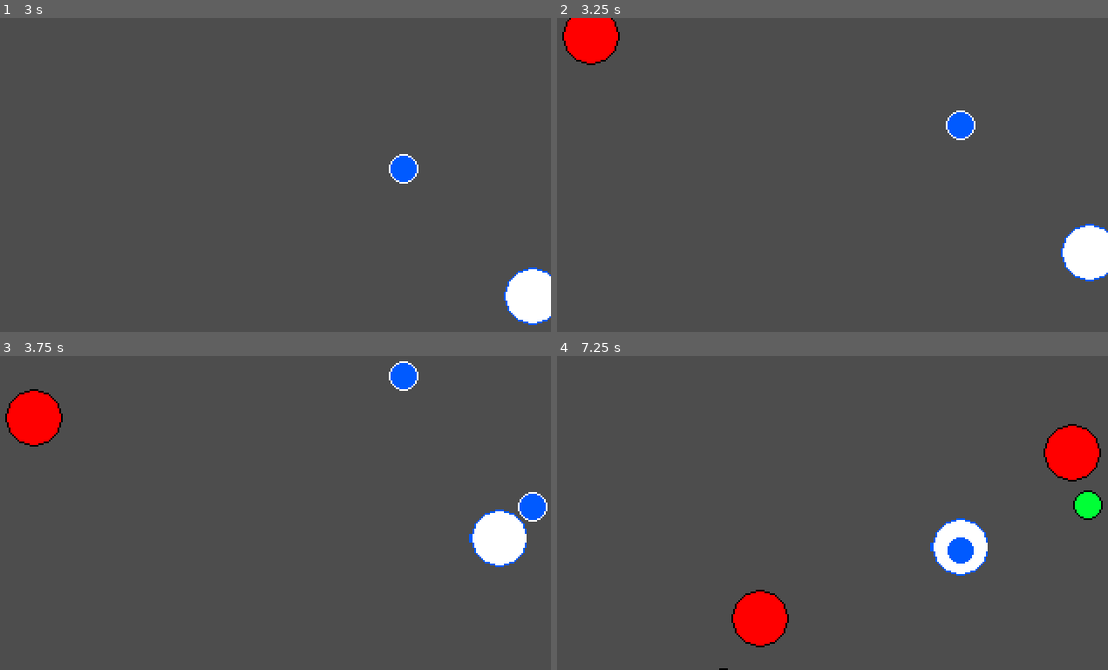
Above: before the commit, frames 1-4 (two rows, left to right).
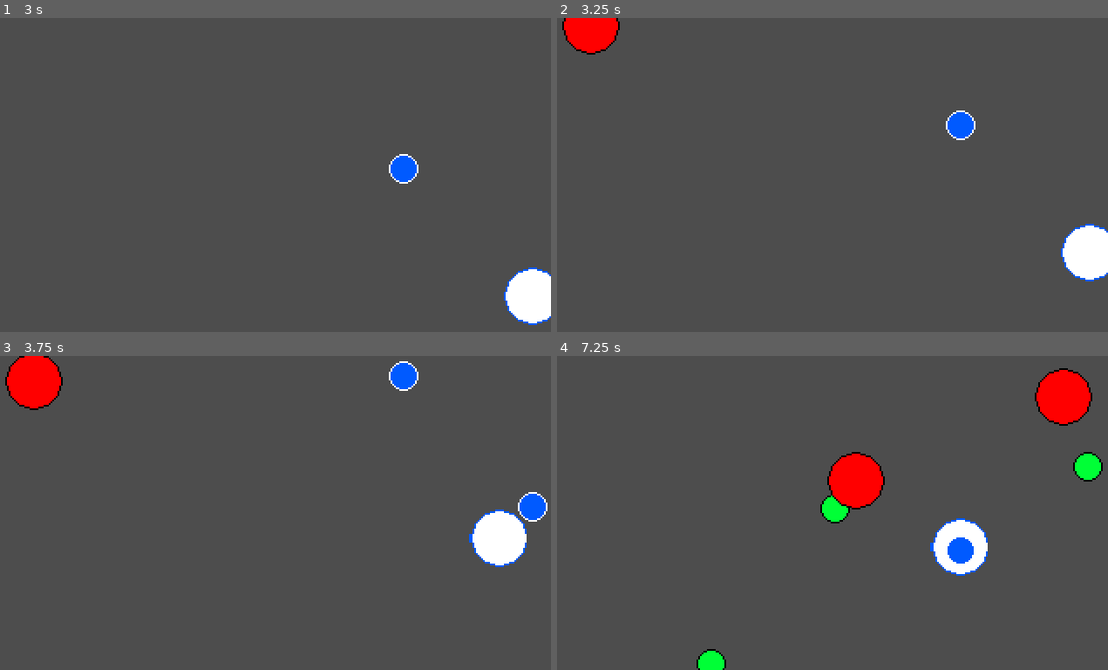
Above: after the commit, the same moments.

Repository: AsMurphy-student/simple-space-shooter
Game: Godot game, scene res://Scenes/Levels/main.tscn
Same seed, same stepped clock (60 frames per second), same inputs: the game is played once before the commit and once after it.
Inputs:
- Up to frame 1 (3 s): tap Enter at 0.5 s; hold Right (move_right) 0.53-1.28 s; hold Space (fire) 0.53-1.28 s; hold Down (move_down) 1.28-2.03 s; tap Space (fire) at 1.35, 2.85 s; hold Right (move_right) 2.03-2.78 s; hold Space (fire) 2.03-2.78 s; hold Up (move_up) from 2.78 s (still down)
- Up to frame 2 (3.25 s): keep holding Up (move_up)
- Up to frame 3 (3.75 s): release Up (move_up) at 3.53 s; hold Left (move_left) from 3.53 s (still down); hold Space (fire) from 3.53 s (still down)
- Up to frame 4 (7.25 s): release Space (fire) at 4.28 s; tap Space (fire) at 4.35, 5.85 s; release Left (move_left) at 5.03 s; hold Down (move_down) 5.03-5.78 s; hold Space (fire) 5.03-5.78 s; hold Right (move_right) 5.78-6.53 s; hold Up (move_up) from 6.53 s (still down); hold Space (fire) from 6.53 s (still down)

Frame 1 is identical in both runs. In frame 2, 0.5% of the frame differs, in the area x 0-12%, y 0-15%; in frame 3, 2.3%; in frame 4, 6.9%, in the area x 25-100%, y 3-100%.

Commit message:
Fixed enemy speed

Diff:
--- a/shooter/Scripts/enemy.gd
+++ b/shooter/Scripts/enemy.gd
@@ -1,6 +1,7 @@
 extends RigidBody2D
 
-@export var speed = 50
+@export var speed = 20
+@export var movespeed = 100
 
 var PositionToGo
 var moving = false
@@ -39,9 +40,11 @@
 		else: if (movingLeft):
 			velocity.x -= 1
 
-	velocity.y += 0.5
+	velocity.y += 1
 
-	velocity = velocity.normalized() * speed
+	velocity = velocity.normalized()
+	velocity.y = velocity.y * speed
+	velocity.x = velocity.x * movespeed
 
 	linear_velocity = velocity
 
@@ -98,3 +101,5 @@
 	bullet.add_to_group("enemybullets")
 
 	get_node("../EnemyBulletContainer").add_child(bullet)
+
+	$ShootTimer.wait_time = randf_range(0.5, 1.5)
